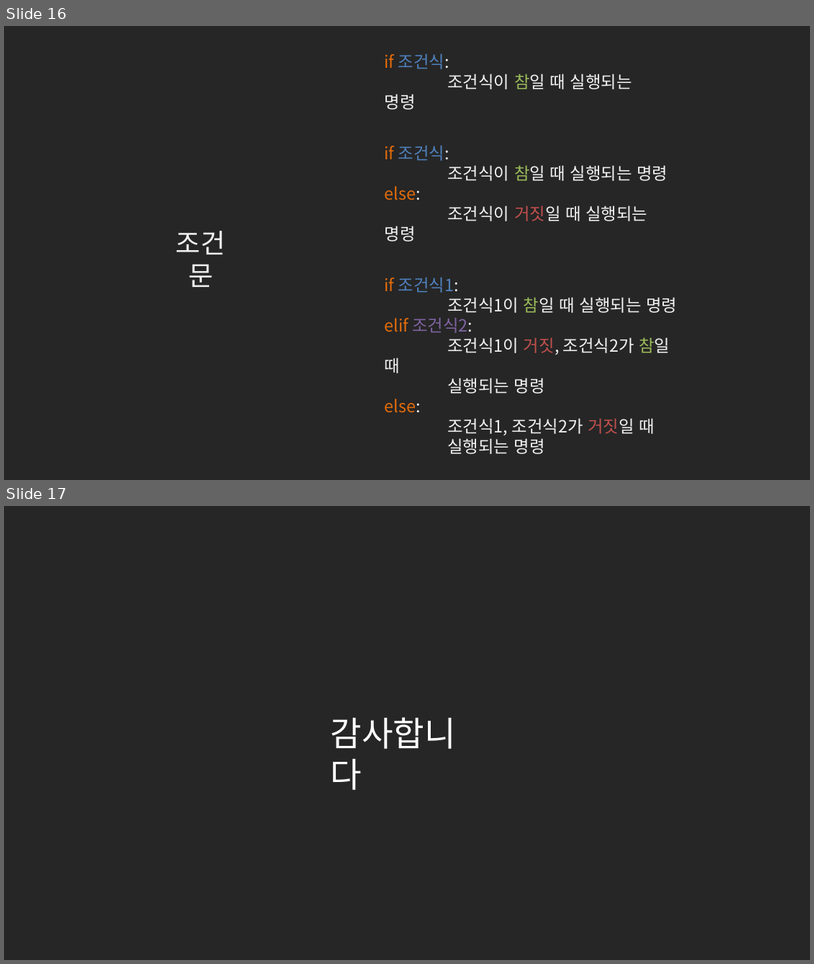
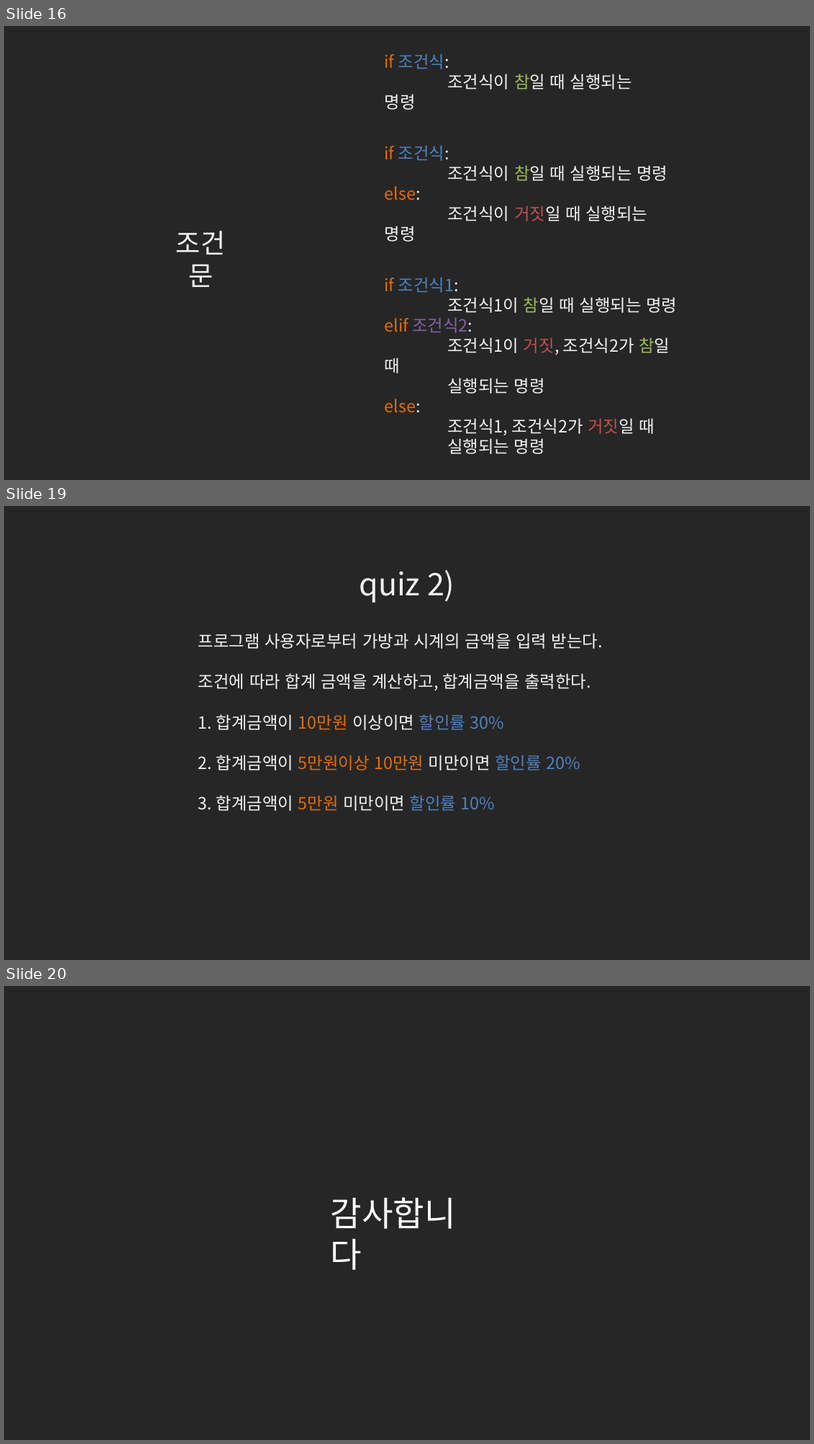
Before and after one commit to kwonkijun/python, a slide deck: 파이썬기초(PPT)/NEW_2021버전/파이썬 기초 6강_조건문.pptx. Shown one above the other, each under a label of ours: slides 16 and 17 before the commit, slides 16, 19 and 20 after it; the slides between them are not shown. The pictures are 814x964 and 814x1444 pixels, drawn with LibreOffice and Linux fonts; fonts in the diff are those of the drawing. Boxes give left, top, right and bottom in pixels: in the first picture for what was removed or moved away, otherwise in the second. Text is boxed around its words. In the diff, an @@ line names an element or a change of style, - is before the commit and + after.

```diff
--- a/파이썬기초(PPT)/NEW_2021버전/파이썬 기초 6강_조건문.pptx
+++ b/파이썬기초(PPT)/NEW_2021버전/파이썬 기초 6강_조건문.pptx
@@ slide 19 added at (4, 506, 810, 960), background #262626 @@
@@ text added at (359, 570, 455, 602), 36.9 pt, text #F2F2F2 @@
+quiz 2)
@@ text added at (198, 633, 603, 811), 20 pt, text #F2F2F2 @@
+프로그램 사용자로부터 가방과 시계의 금액을 입력 받는다.
+조건에 따라 합계 금액을 계산하고, 합계금액을 출력한다.
+1. 합계금액이 10만원 이상이면 할인률 30%
+2. 합계금액이 5만원이상 10만원 미만이면 할인률 20%
+3. 합계금액이 5만원 미만이면 할인률 10%
@@ what was slide 17 is now slide 20 @@
```
Also in this commit, not shown: 2 other slides added, 4 other files.
